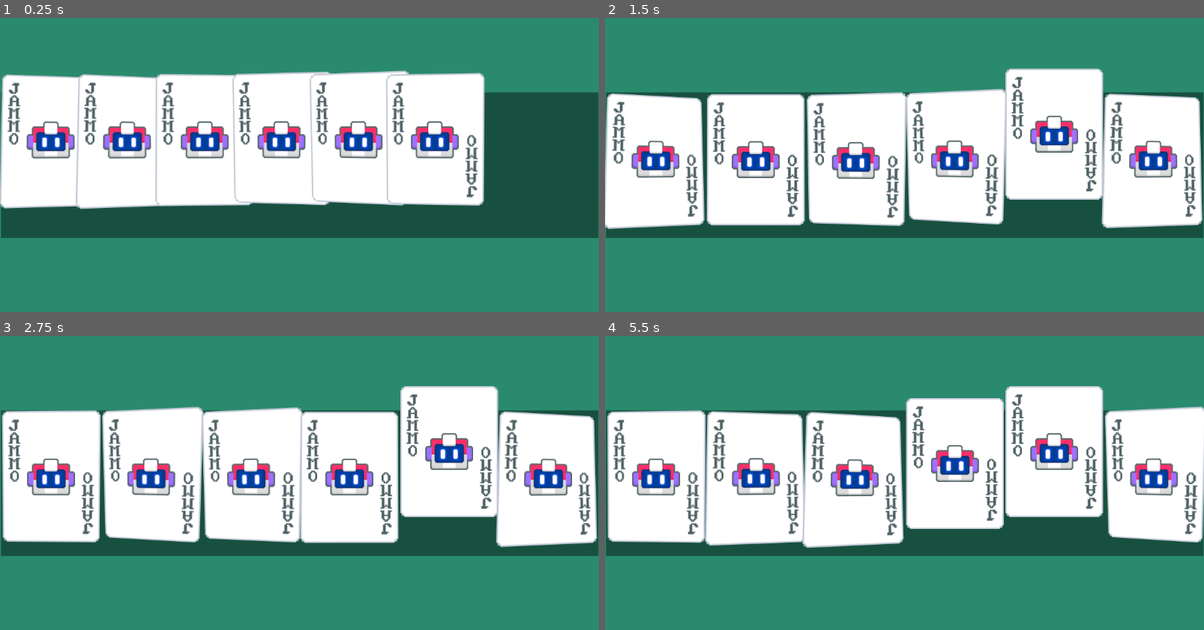
Above: before the commit, frames 1-4 (two rows, left to right).
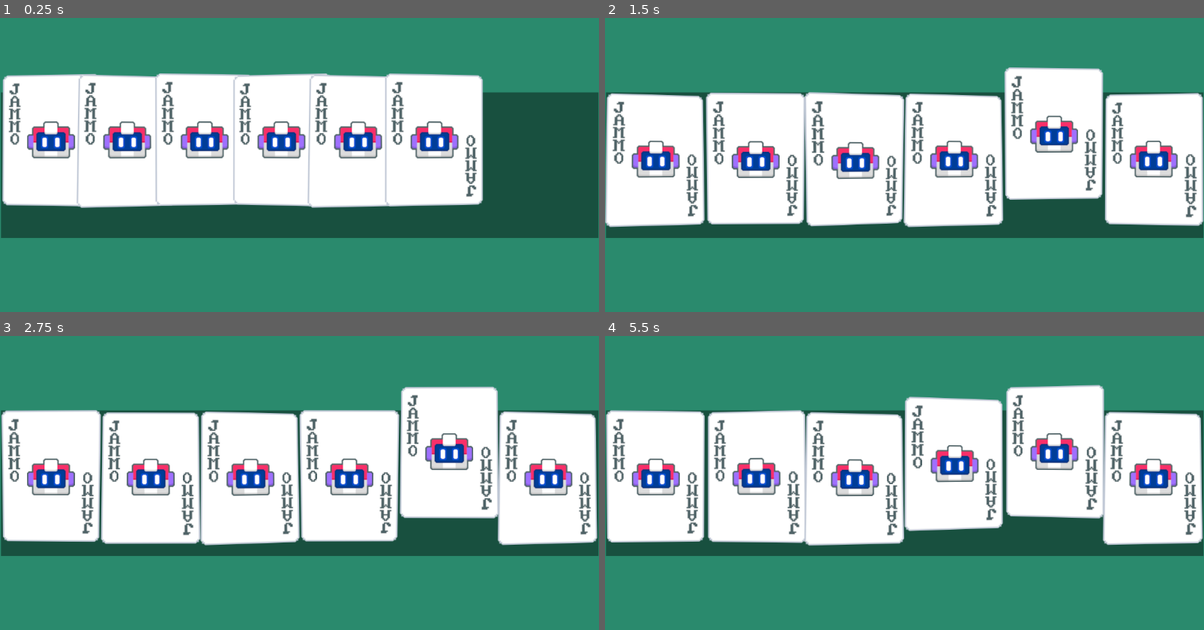
Above: after the commit, the same moments.

Repository: Clovisindo/Balatro-like
Game: Godot game, scene res://scenes/Main.tscn
Two runs of this game, one before a commit and one after it. Both use one fixed random seed, a clock stepped at 60 frames per second and the inputs below.
Inputs (mouse positions are in pixels of both pictures, inside the frame that each line leads up to):
- Up to frame 1 (0.25 s): no input
- Up to frame 2 (1.5 s): tap Enter at 0.5 s; move the mouse to (1036, 147) at 0.52 s; hold Up (ui_up) 0.53-1.25 s; tap 1 at 0.6 s; click (1036, 147) at 0.67 s; tap Space at 0.77 s; drag from (784, 182) to (874, 232) at 1.27 s
- Up to frame 3 (2.75 s): move the mouse to (359, 409) at 2.02 s; hold Up (ui_up) from 2.03 s (still down); tap 3 at 2.1 s; click (359, 409) at 2.17 s
- Up to frame 4 (5.5 s): release Up (ui_up) at 2.75 s; drag from (874, 550) to (724, 433) at 2.77 s; move the mouse to (1084, 532) at 3.52 s; hold Left (ui_left) 3.53-4.25 s; tap 5 at 3.6 s; click (1084, 532) at 3.67 s; tap Space at 3.77 s; drag from (724, 433) to (814, 397) at 4.27 s; move the mouse to (934, 483) at 5.02 s; hold Down (ui_down) from 5.03 s (still down); tap 7 at 5.1 s; click (934, 483) at 5.17 s

The runs differ from the first frame. In frame 1, 4.0% of the frame differs, in the area x 0-81%, y 17-66%; in frame 2, 7.0%; in frame 3, 5.7%; in frame 4, 7.1%, in the area x 0-100%, y 16-73%.

Commit message:
Funcion rotacion
Con interpolacion controlamos los dos puntos de rotacion , para que se intercalen en las 4 esquinas de la carta.
Con la posicion local del raton , modificamos estos campos para apuntar a la direccion indicada.

Diff:
--- a/project.godot
+++ b/project.godot
@@ -11,7 +11,7 @@
 [application]
 
 config/name="Balatro like"
-run/main_scene="res://scenes/main.tscn"
+run/main_scene="res://scenes/Main.tscn"
 config/features=PackedStringArray("4.2", "GL Compatibility")
 config/icon="res://Assets/sprites/icon.svg"
 
--- a/scenes/card/card.gd
+++ b/scenes/card/card.gd
@@ -20,7 +20,7 @@
 
 const TWEEN_DURATION = 0.05
 const  manualTiltAmount = 3
-const autoTiltAmount = 7
+const autoTiltAmount = 3
 const tiltSpeed = 5
 var TimeSeconds
 
@@ -39,11 +39,10 @@
 	TimeSeconds += delta
 
 
-
 func _physics_process(delta: float) -> void:
 	follow_card_visual(delta)
 	follow_card_visual_move(delta)
-	if !dragging and !selected:
+	if !dragging :
 		do_idle_rotation(delta)
 
 
@@ -175,6 +174,11 @@
 	tween_hover.tween_property(card_visual, "scale", Vector2.ONE, 0.55)
 
 
+
+func interpolate( min_value, max_value, t) -> float:
+	return min_value + (max_value - min_value) * abs(sin(t))
+	#t += delta
+
 func do_idle_rotation(delta):
 	var sine
 	var cosine
@@ -183,26 +187,26 @@
 
 	var savedIndex = self.get_index()
 	if hovered:
-		sine = sin(TimeSeconds + savedIndex ) * 0.2
-		cosine = cos(TimeSeconds + savedIndex ) * 0.2
-	else:
-		sine = sin(TimeSeconds + savedIndex ) * 1
-		cosine = cos(TimeSeconds + savedIndex ) * 1
-
-	var offset = (card_visual.position + (size/2) - card_visual.get_local_mouse_position()) /120
-	if hovered:# esto es hovered no dragging
-		tiltX = (offset.y * -1) * manualTiltAmount
-		tiltY = offset.x * manualTiltAmount
+		sine = interpolate(-5,5,TimeSeconds + savedIndex) * 0.2
+		cosine = interpolate(-5,5,TimeSeconds + savedIndex) * 0.2
+	else:
+		sine = interpolate(-5,5,TimeSeconds + savedIndex) * 0.5
+		cosine = interpolate(-5,5,TimeSeconds + savedIndex +0.5) * 0.5
+
+	var offset = (size/2)- card_visual.get_local_mouse_position()
+	if hovered:
+		tiltX = offset.x
+		tiltY = offset.y
+		var lerpX = lerp(self.card_visual.material.get("shader_parameter/x_rot"), tiltX + sine, tiltSpeed  * delta)
+		var lerpY = lerp(self.card_visual.material.get("shader_parameter/y_rot"),tiltY + cosine, tiltSpeed  * delta)
+
+		self.card_visual.material.set("shader_parameter/y_rot",clampf(lerpX,-3,3))
+		self.card_visual.material.set("shader_parameter/x_rot",clampf(lerpY,-3,3))
 	else:
 		tiltX = 0
 		tiltY = 0
-
-
-	var lerpX = lerp(self.card_visual.material.get("shader_parameter/x_rot"), tiltX +( sine * autoTiltAmount), tiltSpeed  * delta)
-	var lerpY = lerp(self.card_visual.material.get("shader_parameter/y_rot"),tiltY +( cosine * autoTiltAmount), tiltSpeed  * delta)
-
-	self.card_visual.material.set("shader_parameter/y_rot",lerpX)
-	self.card_visual.material.set("shader_parameter/x_rot",lerpY)
+		self.card_visual.material.set("shader_parameter/y_rot",sine)
+		self.card_visual.material.set("shader_parameter/x_rot",cosine)
 
 
 func reset_rotation():
